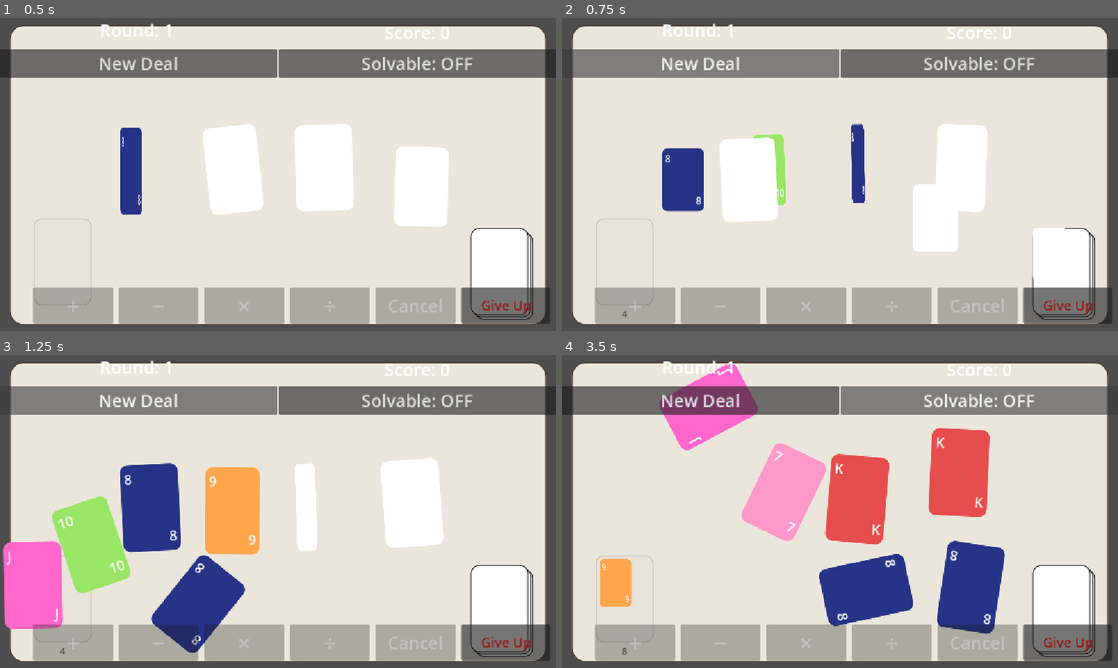
Above: before the commit, frames 1-4 (two rows, left to right).
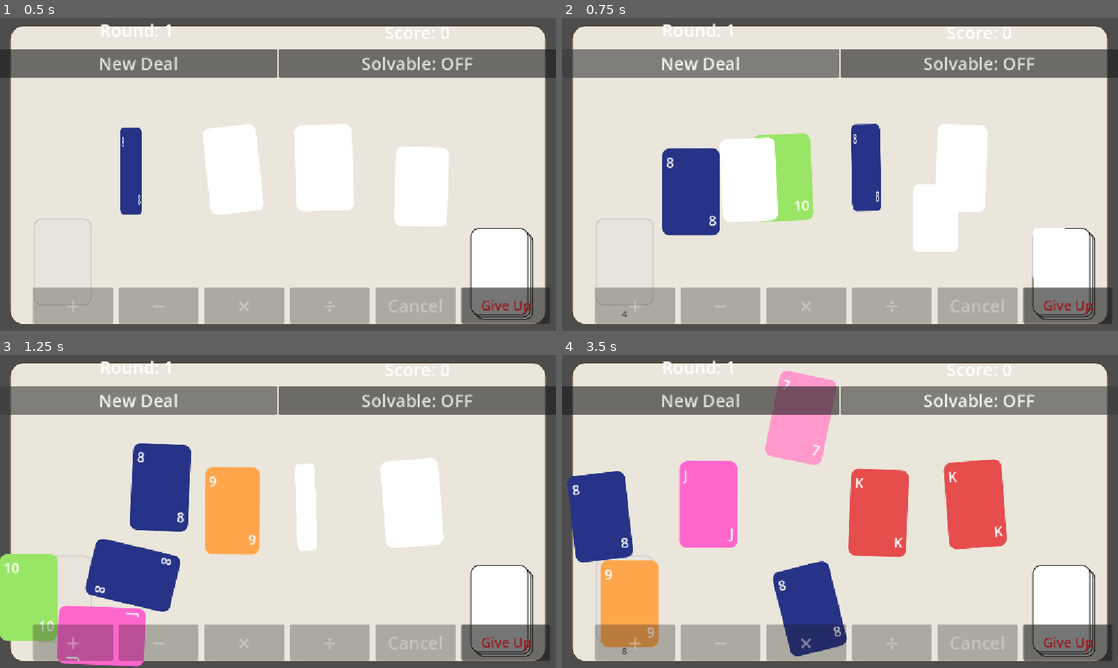
Above: after the commit, the same moments.

Repository: sky-q-xu/card-24
Game: Godot game, scene res://scenes/main.tscn
Two runs of this game, one before a commit and one after it. Both use one fixed random seed, a clock stepped at 60 frames per second and the inputs below.
Inputs:
- Up to frame 1 (0.5 s): no input
- Up to frame 2 (0.75 s): click "New Deal" at 0.5 s
- Up to frame 3 (1.25 s): no input
- Up to frame 4 (3.5 s): click "New Deal" at 1.25 s; click "Solvable: OFF" at 2 s; click "Solvable: ON" at 2.75 s

Frame 1 is identical in both runs. In frame 2, 3.8% of the frame differs, in the area x 18-58%, y 33-70%; in frame 3, 16%; in frame 4, 30%, in the area x 0-80%, y 2-97%.

Commit message:
Keep discard pile cards at full scale
Remove the shrink-to-0.55 tween from the discard animation so cards
fly to the pile at their original size. The pile now shows full-size
face-up cards stacked with a 5px diagonal offset, mirroring how a
real discard pile looks.

Co-Authored-By: Claude Sonnet 4.6 <noreply@anthropic.com>

Diff:
--- a/scripts/main.gd
+++ b/scripts/main.gd
@@ -17,8 +17,7 @@
 var _discard_pile_cards: Array = []  # card nodes kept alive in the pile display
 
 const DISCARD_MAX_VISIBLE := 3
-const DISCARD_CARD_SCALE := Vector2(0.55, 0.55)
-const DISCARD_STACK_OFFSET := Vector2(4.0, 4.0)
+const DISCARD_STACK_OFFSET := Vector2(5.0, 5.0)
 
 signal _merge_resolved(op: String)
 
@@ -190,7 +189,6 @@
 		tween.tween_interval(delay)
 	tween.tween_property(card, "global_position", dest, 0.30) \
 		.set_trans(Tween.TRANS_CUBIC).set_ease(Tween.EASE_IN)
-	tween.parallel().tween_property(card, "scale", DISCARD_CARD_SCALE, 0.30)
 	tween.parallel().tween_property(card, "rotation", 0.0, 0.20)
 	tween.tween_callback(func(): _land_in_pile(card))
 
